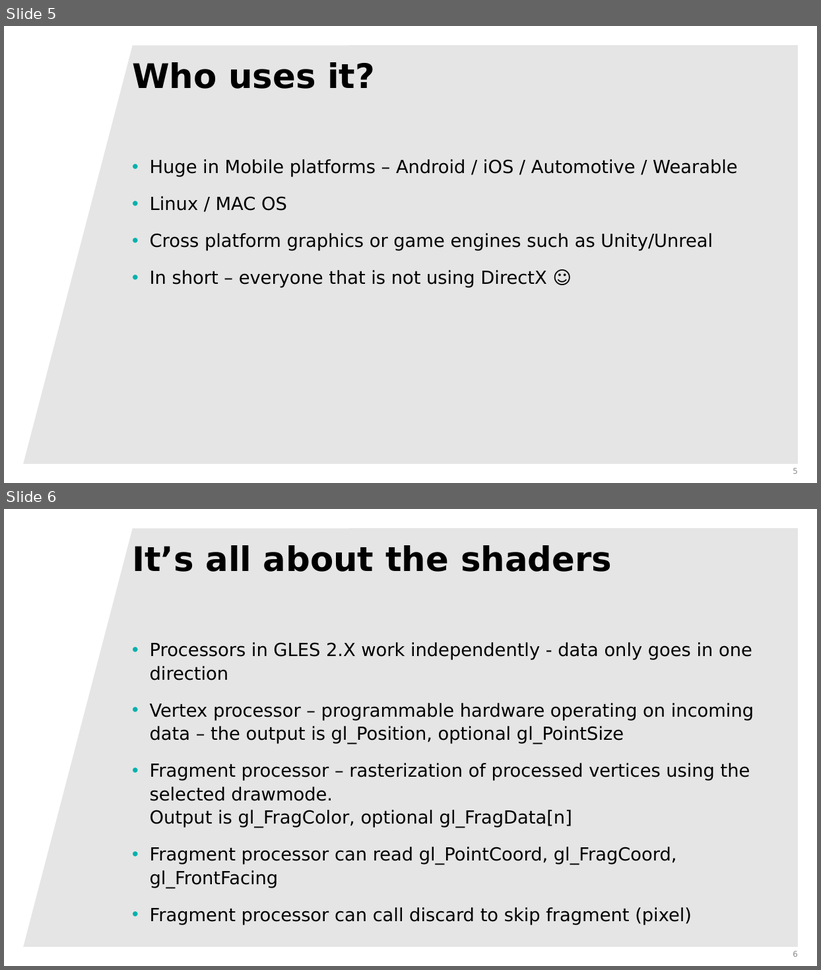
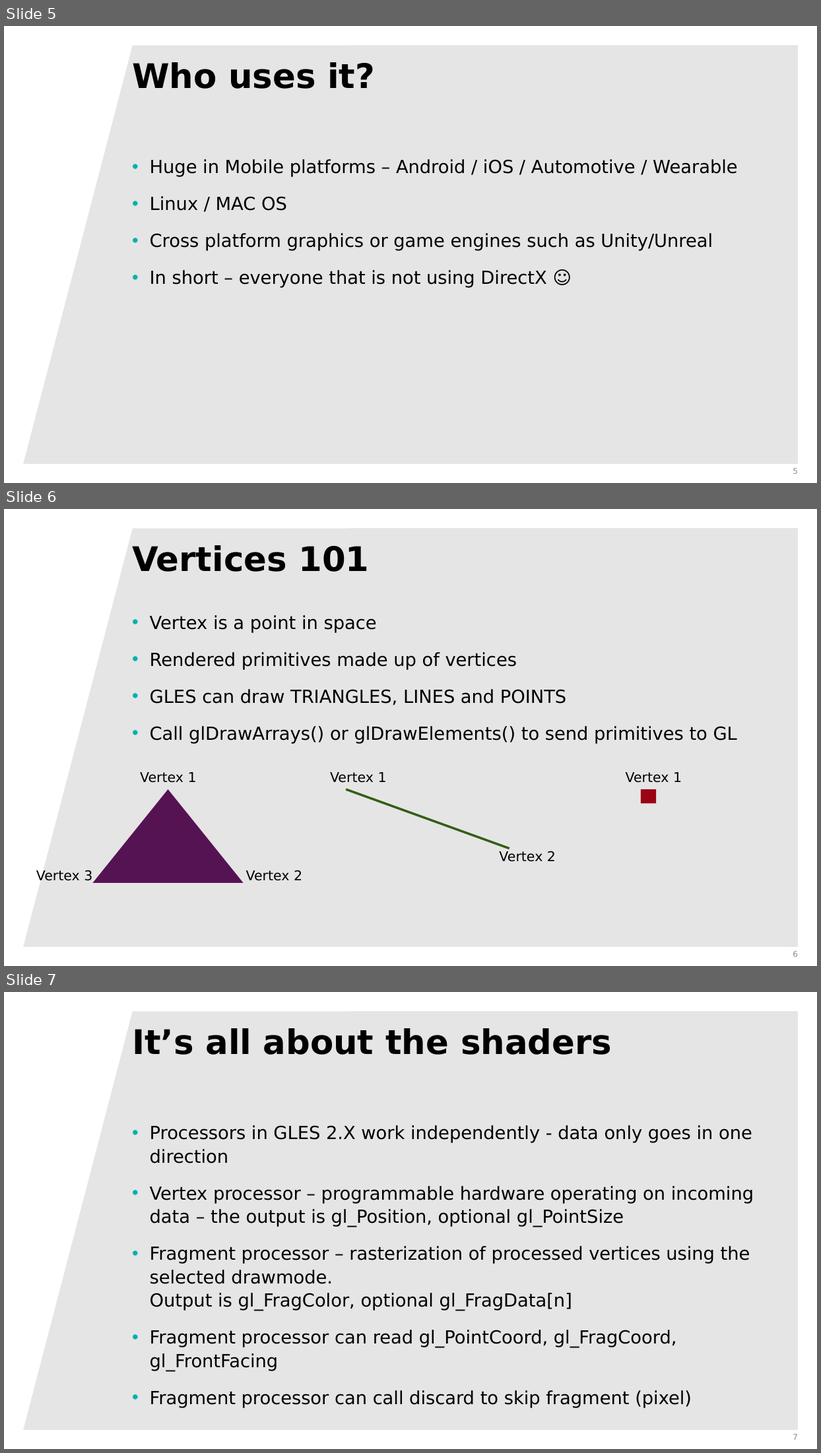
Before and after one commit to rsahlin/computer-graphics-presentations, a slide deck: deconstructingGLES.pptx. Shown one above the other, each under a label of ours: slides 5 and 6 before the commit, slides 5, 6 and 7 after it. The pictures are 821x970 and 821x1453 pixels, drawn with LibreOffice and Linux fonts; fonts in the diff are those of the drawing; background and template pictures are left out. Boxes give left, top, right and bottom in pixels: in the first picture for what was removed or moved away, otherwise in the second. Text is boxed around its words. In the diff, an @@ line names an element or a change of style, - is before the commit and + after.

```diff
--- a/deconstructingGLES.pptx
+++ b/deconstructingGLES.pptx
@@ slide 6 added at <box>4,509,817,966</box>, background #FFFFFF; not listed: 1 template element that a slide beside it also shows @@
@@ title added at <box>132,545,370,572</box>, 30 pt, text #000000, bold @@
+Vertices 101
@@ text added at <box>150,615,737,744</box>, 16 pt, text #000000 @@
+• Vertex is a point in space
+• Rendered primitives made up of vertices
+• GLES can draw TRIANGLES, LINES and POINTS
+• Call glDrawArrays() or glDrawElements() to send primitives to GL
@@ text added at <box>330,772,387,783</box>, 12 pt, text #000000 @@
+Vertex 1
@@ text added at <box>626,772,682,783</box>, 12 pt, text #000000 @@
+Vertex 1
@@ line added from (347, 789) to (510, 849), #335E14 2 pt @@
@@ rectangle added at <box>641,789,656,803</box>, fill #9C0314 @@
@@ text added at <box>499,851,556,862</box>, 12 pt, text #000000 @@
+Vertex 2
@@ group added at <box>36,772,302,883</box>: 3 texts, 1 triangle @@
+Vertex 1
+Vertex 2
+Vertex 3
@@ page number added at <box>793,951,798,957</box>, 7 pt, text #8C8C8C @@
+6
@@ what was slide 6 is now slide 7 @@
@@ page number at <box>793,1434,798,1440</box>: text changed @@
-6
+7
```
Also in this commit, not shown: 8 slides removed.
